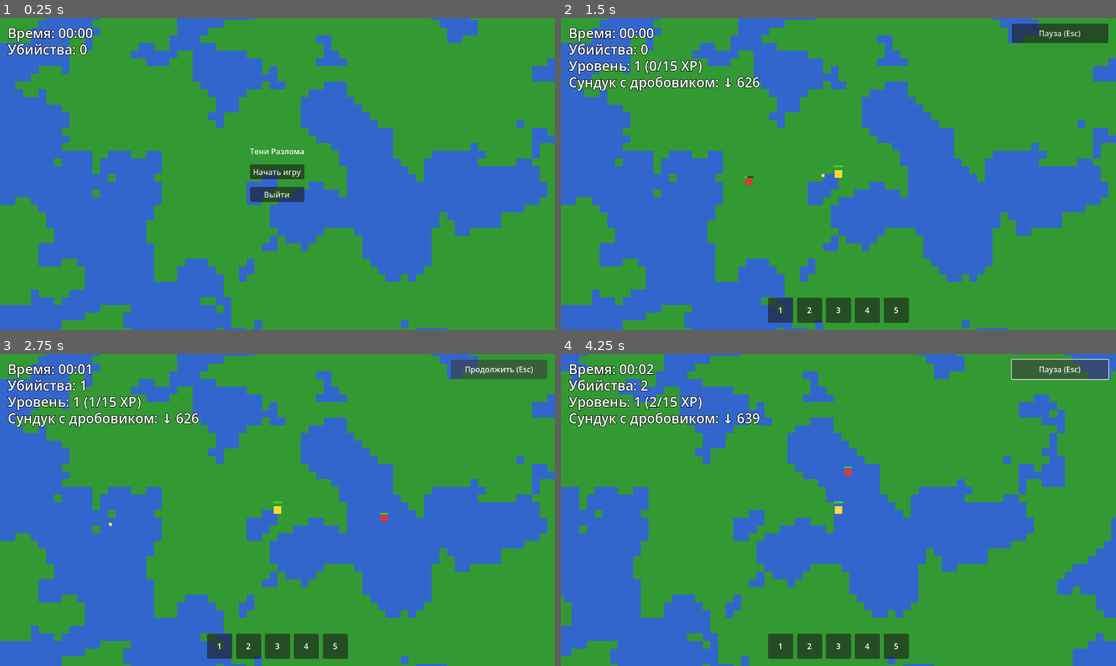
Above: before the commit, frames 1-4 (two rows, left to right).
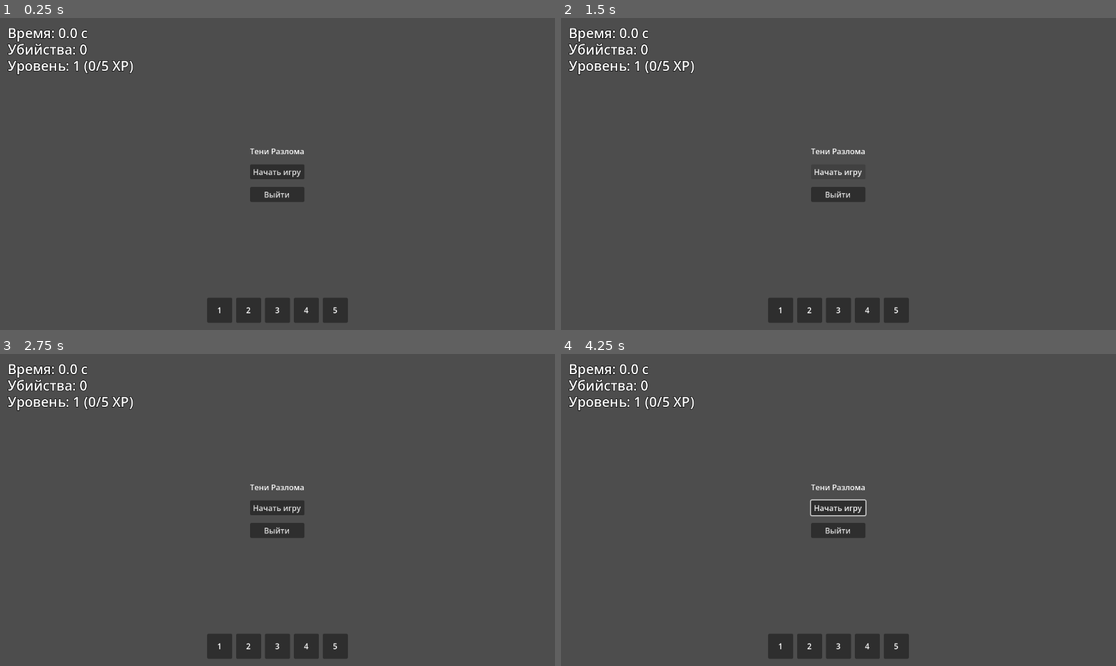
Above: after the commit, the same moments.

Repository: aegissana-sudo/vada
Game: Godot game, scene res://Main.tscn
Two runs of this game, one before a commit and one after it. Both use one fixed random seed, a clock stepped at 60 frames per second and the inputs below.
Inputs (mouse positions are in pixels of both pictures, inside the frame that each line leads up to):
- Up to frame 1 (0.25 s): no input
- Up to frame 2 (1.5 s): click "Начать игру" at 0.5 s; click (838, 170) at 1.25 s, where only the run after the commit has a clickable "Начать игру"
- Up to frame 3 (2.75 s): click (499, 369) at 2 s, where only the run before the commit has a clickable "Пауза (Esc)"
- Up to frame 4 (4.25 s): click (1060, 369) at 2.75 s, where only the run before the commit has a clickable "Продолжить (Esc)"; hold Right (ui_right) from 3.53 s (still down)

The runs differ from the first frame. In frame 1, 99% of the frame differs, in the area x 0-100%, y 0-100%; in frame 2, 99%; in frame 3, 99%; in frame 4, 99%.
Error after the commit: Parse Error: Cannot infer the type of "closest" variable because the value doesn't have a set type. (res://scripts/world.gd:322)

Commit message:
Добавить магический посох и его прокачку по уровням

Diff:
--- /dev/null
+++ b/scripts/magic_staff_pickup.gd
@@ -0,0 +1,47 @@
+extends Area2D
+
+signal picked_up
+
+@export var pickup_radius := 8.0
+
+@onready var sprite: Sprite2D = _ensure_sprite()
+@onready var collision: CollisionShape2D = _ensure_collision()
+
+func _ready() -> void:
+    body_entered.connect(_on_body_entered)
+
+func _on_body_entered(body: Node) -> void:
+    if body == null or not body.has_method("equip_magic_staff"):
+        return
+
+    body.call("equip_magic_staff")
+    picked_up.emit()
+    queue_free()
+
+func _ensure_sprite() -> Sprite2D:
+    if has_node("Sprite2D"):
+        return $Sprite2D
+
+    var sprite_node := Sprite2D.new()
+    sprite_node.name = "Sprite2D"
+    var image := Image.create(14, 14, false, Image.FORMAT_RGBA8)
+    image.fill(Color(0.12, 0.08, 0.2))
+    image.fill_rect(Rect2i(6, 2, 2, 10), Color(0.55, 0.4, 0.2))
+    image.fill_rect(Rect2i(4, 0, 6, 4), Color(0.45, 0.85, 1.0))
+    image.fill_rect(Rect2i(5, 1, 4, 2), Color(0.8, 0.95, 1.0))
+    var texture := ImageTexture.create_from_image(image)
+    sprite_node.texture = texture
+    add_child(sprite_node)
+    return sprite_node
+
+func _ensure_collision() -> CollisionShape2D:
+    if has_node("CollisionShape2D"):
+        return $CollisionShape2D
+
+    var shape := CircleShape2D.new()
+    shape.radius = pickup_radius
+    var collision_node := CollisionShape2D.new()
+    collision_node.name = "CollisionShape2D"
+    collision_node.shape = shape
+    add_child(collision_node)
+    return collision_node
--- a/scripts/player.gd
+++ b/scripts/player.gd
@@ -15,6 +15,12 @@
 @export var shotgun_bullet_speed := 350.0
 @export var shotgun_bullet_damage := 1
 @export var shotgun_damage_bonus_per_upgrade := 1
+@export var staff_beam_count := 6
+@export var staff_spread_degrees := 24.0
+@export var staff_shoot_interval := 0.7
+@export var staff_beam_length := 280.0
+@export var staff_beam_damage := 1
+@export var staff_damage_bonus_per_upgrade := 1
 
 @onready var sprite: Sprite2D = $Sprite2D
 
@@ -22,6 +28,7 @@
 var _bullet_script := preload("res://scripts/bullet.gd")
 var _health := max_health
 var _has_shotgun := false
+var _has_magic_staff := false
 
 func apply_weapon_upgrade(upgrade_id: String) -> void:
     match upgrade_id:
@@ -37,6 +44,12 @@
             shotgun_shoot_interval = max(shotgun_shoot_interval - 0.07, 0.2)
         "shotgun_damage":
             shotgun_bullet_damage += shotgun_damage_bonus_per_upgrade
+        "staff_beams":
+            staff_beam_count += 1
+        "staff_rate":
+            staff_shoot_interval = max(staff_shoot_interval - 0.07, 0.2)
+        "staff_damage":
+            staff_beam_damage += staff_damage_bonus_per_upgrade
 
 func _ready() -> void:
     add_to_group("player")
@@ -91,6 +104,10 @@
     if direction.length() == 0.0:
         return
 
+    if _has_magic_staff:
+        _shoot_lightning_staff(direction.normalized())
+        return
+
     if _has_shotgun:
         _shoot_shotgun(direction.normalized())
         return
@@ -100,13 +117,66 @@
 func equip_shotgun() -> void:
     _has_shotgun = true
 
+func equip_magic_staff() -> void:
+    _has_magic_staff = true
+
 func has_shotgun() -> bool:
     return _has_shotgun
 
+func has_magic_staff() -> bool:
+    return _has_magic_staff
+
 func _get_shoot_interval() -> float:
+    if _has_magic_staff:
+        return staff_shoot_interval
+
     if _has_shotgun:
         return shotgun_shoot_interval
     return shoot_interval
+
+func _shoot_lightning_staff(base_direction: Vector2) -> void:
+    var beam_count := maxi(staff_beam_count, 1)
+    if beam_count == 1:
+        _fire_lightning_beam(base_direction)
+        return
+
+    var spread_radians := deg_to_rad(staff_spread_degrees)
+    for index in range(beam_count):
+        var ratio := float(index) / float(beam_count - 1)
+        var angle_offset: float = lerpf(-spread_radians * 0.5, spread_radians * 0.5, ratio)
+        var beam_direction := base_direction.rotated(angle_offset).normalized()
+        _fire_lightning_beam(beam_direction)
+
+func _fire_lightning_beam(direction: Vector2) -> void:
+    var space_state := get_world_2d().direct_space_state
+    var query := PhysicsRayQueryParameters2D.create(
+        global_position,
+        global_position + direction * staff_beam_length
+    )
+    query.exclude = [self]
+    query.collide_with_areas = false
+    query.collide_with_bodies = true
+    var hit := space_state.intersect_ray(query)
+    var end_point := global_position + direction * staff_beam_length
+
+    if not hit.is_empty():
+        end_point = hit.position
+        var collider := hit.collider
+        if collider != null and collider.is_in_group("enemies") and collider.has_method("take_damage"):
+            collider.take_damage(staff_beam_damage)
+
+    var beam := Line2D.new()
+    beam.width = 2.5
+    beam.default_color = Color(0.45, 0.85, 1.0, 0.95)
+    beam.add_point(global_position)
+    beam.add_point(end_point)
+    get_parent().add_child(beam)
+
+    var timer := get_tree().create_timer(0.06)
+    timer.timeout.connect(func() -> void:
+        if is_instance_valid(beam):
+            beam.queue_free()
+    )
 
 func _shoot_shotgun(base_direction: Vector2) -> void:
     var pellet_count := maxi(shotgun_pellet_count, 1)
--- a/scripts/world.gd
+++ b/scripts/world.gd
@@ -29,6 +29,7 @@
 @onready var start_button: Button = $CanvasLayer/MainMenu/CenterContainer/VBoxContainer/StartButton
 @onready var exit_button: Button = $CanvasLayer/MainMenu/CenterContainer/VBoxContainer/ExitButton
 @onready var shotgun_slot_label: Label = $CanvasLayer/InventoryUI/SlotsContainer/Slot1/Label
+@onready var staff_slot_label: Label = $CanvasLayer/InventoryUI/SlotsContainer/Slot2/Label
 @onready var pause_button: Button = $CanvasLayer/PauseButton
 @onready var level_up_menu: Control = $CanvasLayer/LevelUpMenu
 @onready var level_up_title_label: Label = $CanvasLayer/LevelUpMenu/CenterContainer/VBoxContainer/TitleLabel
@@ -43,6 +44,7 @@
 var _enemy_spawn_timer := 0.0
 var _enemy_script := preload("res://scripts/enemy.gd")
 var _shotgun_pickup_script := preload("res://scripts/shotgun_pickup.gd")
+var _staff_pickup_script := preload("res://scripts/magic_staff_pickup.gd")
 var _game_over := false
 var _survival_time := 0.0
 var _kill_count := 0
@@ -58,10 +60,14 @@
 var _enemy_health_multiplier := 1
 var _next_enemy_health_doubling_time := 0.0
 var _shotgun_pickup: Area2D
+var _magic_staff_pickup: Area2D
 
 const SHOTGUN_PICKUP_MIN_DISTANCE := 420.0
 const SHOTGUN_PICKUP_MAX_DISTANCE := 1150.0
 const SHOTGUN_PICKUP_SPAWN_ATTEMPTS := 24
+const STAFF_PICKUP_MIN_DISTANCE := 520.0
+const STAFF_PICKUP_MAX_DISTANCE := 1300.0
+const STAFF_PICKUP_SPAWN_ATTEMPTS := 24
 
 const TILE_GRASS := Vector2i(0, 0)
 const TILE_WATER := Vector2i(1, 0)
@@ -97,6 +103,21 @@
         "id": "shotgun_damage",
         "title": "Дробовик: урон дроби",
         "description": "Каждая дробина наносит больше урона."
+    },
+    {
+        "id": "staff_beams",
+        "title": "Посох: +1 луч",
+        "description": "Магический посох выпускает больше лучей молнии за выстрел."
+    },
+    {
+        "id": "staff_rate",
+        "title": "Посох: темп огня",
+        "description": "Магический посох стреляет чаще."
+    },
+    {
+        "id": "staff_damage",
+        "title": "Посох: урон молнии",
+        "description": "Каждый луч молнии наносит больше урона."
     }
 ]
 
@@ -115,6 +136,7 @@
     _update_level_ui()
     _update_inventory_ui()
     _spawn_shotgun_pickup()
+    _spawn_staff_pickup()
     _update_chest_indicator_ui()
     player.died.connect(_on_player_died)
     retry_button.pressed.connect(_on_retry_button_pressed)
@@ -162,7 +184,7 @@
     pause_button.text = "Пауза (Esc)"
     level_label.visible = is_active
     level_up_menu.visible = false
-    chest_indicator_label.visible = is_active and _shotgun_pickup != null
+    chest_indicator_label.visible = is_active and (_shotgun_pickup != null or _magic_staff_pickup != null)
 
     if is_active:
         _enemy_health_multiplier = 1
@@ -195,9 +217,13 @@
 func _update_inventory_ui() -> void:
     if bool(player.call("has_shotgun")):
         shotgun_slot_label.text = "ДРБ"
-        return
-
-    shotgun_slot_label.text = "1"
+    else:
+        shotgun_slot_label.text = "1"
+
+    if bool(player.call("has_magic_staff")):
+        staff_slot_label.text = "ПСХ"
+    else:
+        staff_slot_label.text = "2"
 
 func _spawn_shotgun_pickup() -> void:
     _shotgun_pickup = Area2D.new()
@@ -209,6 +235,19 @@
 
 func _on_shotgun_picked_up() -> void:
     _shotgun_pickup = null
+    _update_inventory_ui()
+    _update_chest_indicator_ui()
+
+func _spawn_staff_pickup() -> void:
+    _magic_staff_pickup = Area2D.new()
+    _magic_staff_pickup.set_script(_staff_pickup_script)
+    _magic_staff_pickup.process_mode = Node.PROCESS_MODE_PAUSABLE
+    _magic_staff_pickup.global_position = _pick_random_staff_position()
+    _magic_staff_pickup.picked_up.connect(_on_staff_picked_up)
+    add_child(_magic_staff_pickup)
+
+func _on_staff_picked_up() -> void:
+    _magic_staff_pickup = null
     _update_inventory_ui()
     _update_chest_indicator_ui()
 
@@ -234,16 +273,61 @@
 
     return player.global_position + Vector2(SHOTGUN_PICKUP_MIN_DISTANCE, 0.0)
 
+func _pick_random_staff_position() -> Vector2:
+    for _attempt in range(STAFF_PICKUP_SPAWN_ATTEMPTS):
+        var angle := randf() * TAU
+        var distance := randf_range(STAFF_PICKUP_MIN_DISTANCE, STAFF_PICKUP_MAX_DISTANCE)
+        var offset := Vector2(cos(angle), sin(angle)) * distance
+        var world_position := player.global_position + offset
+        var tile_position := Vector2i(
+            floor(world_position.x / tile_size),
+            floor(world_position.y / tile_size)
+        )
+        var chunk := Vector2i(
+            floor(float(tile_position.x) / chunk_size),
+            floor(float(tile_position.y) / chunk_size)
+        )
+        if not generated_chunks.has(chunk):
+            _generate_chunk(chunk)
+
+        if _select_atlas_for_tile(tile_position.x, tile_position.y) == TILE_GRASS:
+            return world_position
+
+    return player.global_position + Vector2(STAFF_PICKUP_MIN_DISTANCE, 0.0)
+
 func _update_chest_indicator_ui() -> void:
-    if _shotgun_pickup == null:
+    var closest_pickup := _find_closest_pickup()
+    if closest_pickup.is_empty():
         chest_indicator_label.visible = false
         return
 
-    var to_chest := _shotgun_pickup.global_position - player.global_position
+    var pickup_node: Area2D = closest_pickup["node"]
+    var pickup_title: String = closest_pickup["title"]
+    var to_chest := pickup_node.global_position - player.global_position
     var distance := int(to_chest.length())
     var direction_arrow := _get_direction_arrow(to_chest)
-    chest_indicator_label.text = "Сундук с дробовиком: %s %d" % [direction_arrow, distance]
+    chest_indicator_label.text = "%s: %s %d" % [pickup_title, direction_arrow, distance]
     chest_indicator_label.visible = _game_started and not _game_over
+
+func _find_closest_pickup() -> Dictionary:
+    var candidates: Array = []
+    if _shotgun_pickup != null:
+        candidates.append({"node": _shotgun_pickup, "title": "Сундук с дробовиком"})
+    if _magic_staff_pickup != null:
+        candidates.append({"node": _magic_staff_pickup, "title": "Сундук с посохом"})
+
+    if candidates.is_empty():
+        return {}
+
+    var closest := candidates[0]
+    var best_distance := (closest["node"].global_position - player.global_position).length()
+    for candidate in candidates:
+        var candidate_distance := (candidate["node"].global_position - player.global_position).length()
+        if candidate_distance < best_distance:
+            best_distance = candidate_distance
+            closest = candidate
+
+    return closest
 
 func _get_direction_arrow(direction: Vector2) -> String:
     if direction.length() <= 0.001:
